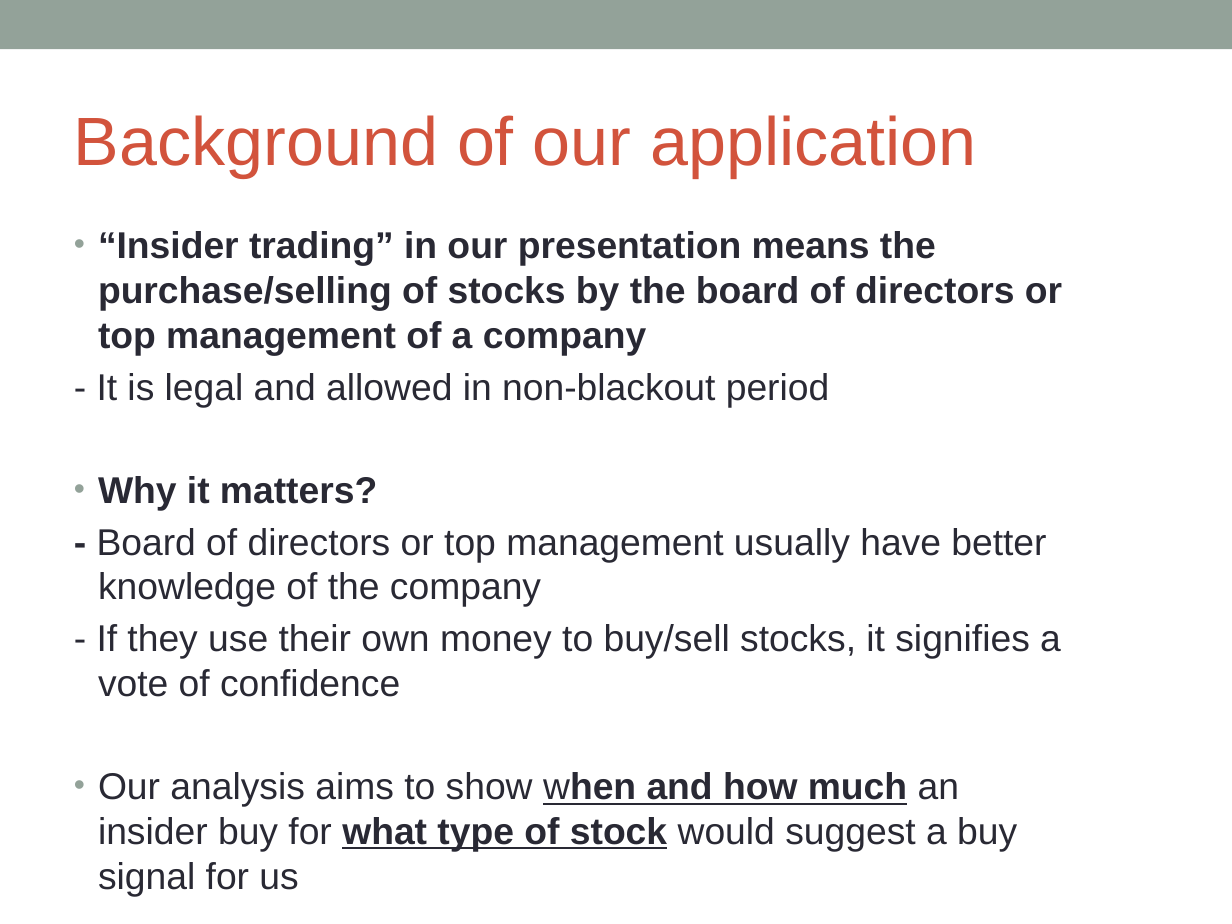
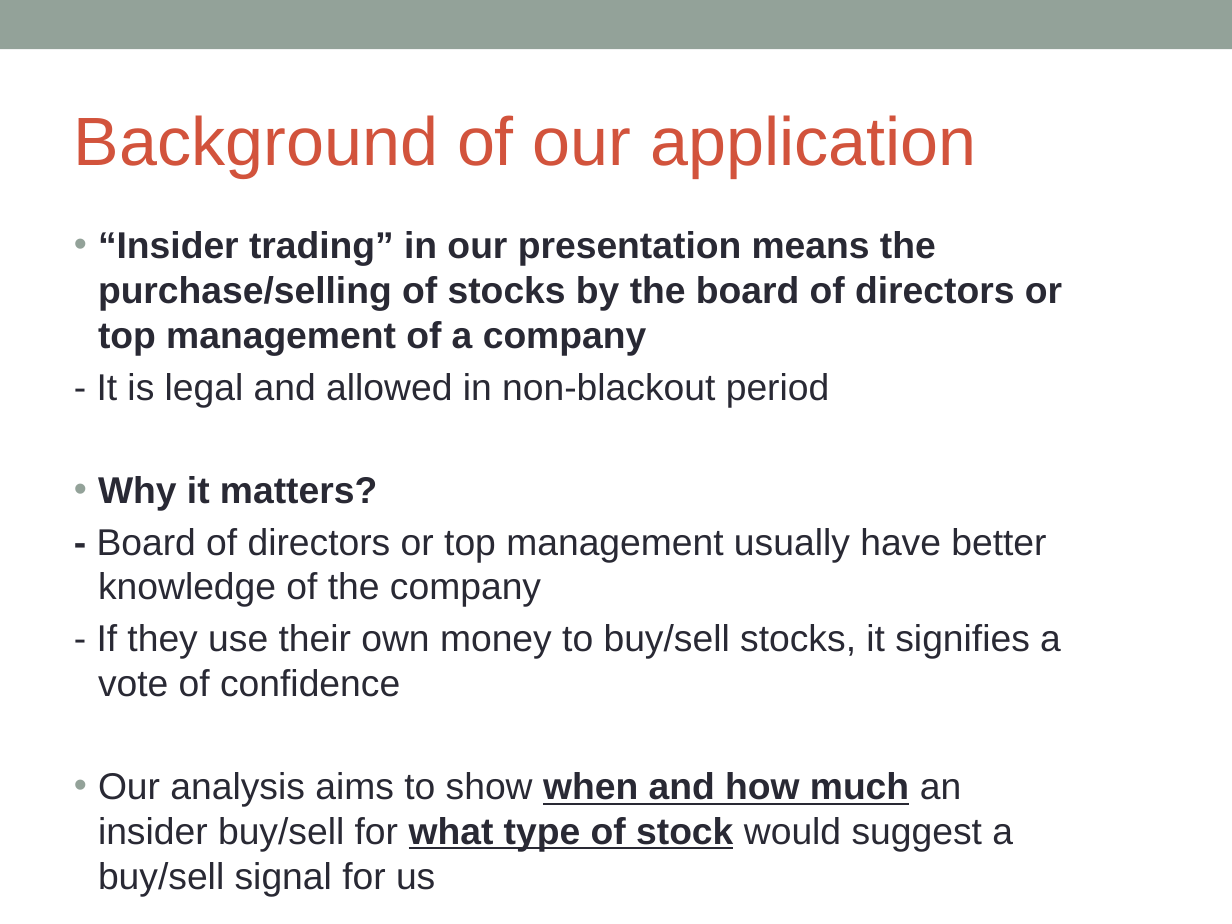
Before and after one commit to gafung/CIML, a slide deck: slide 3 of CIML presentation.ppt. Drawn at 1232x924 pixels with LibreOffice and Linux fonts; fonts in the diff are those of the drawing. Boxes give left, top, right and bottom in pixels: in the first picture for what was removed or moved away, otherwise in the second. Text is boxed around its words. In the diff, an @@ line names an element or a change of style, - is before the commit and + after.

```diff
--- a/CIML presentation.ppt
+++ b/CIML presentation.ppt
@@ text at (98, 772, 1013, 896): text changed @@
-• Our analysis aims to show when and how much an insider buy for what type of stock would suggest a buy signal for us
+• Our analysis aims to show when and how much an insider buy/sell for what type of stock would suggest a buy/sell signal for us
```
Also in this commit, not shown: 2 other slides changed, 2 slides added, 1 slide removed.
